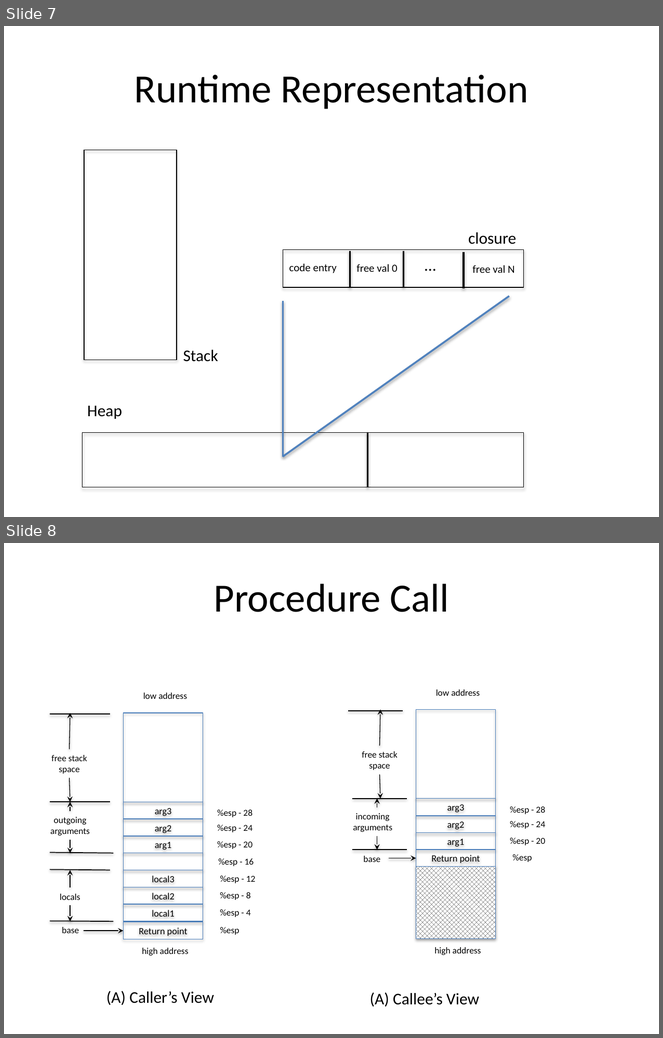
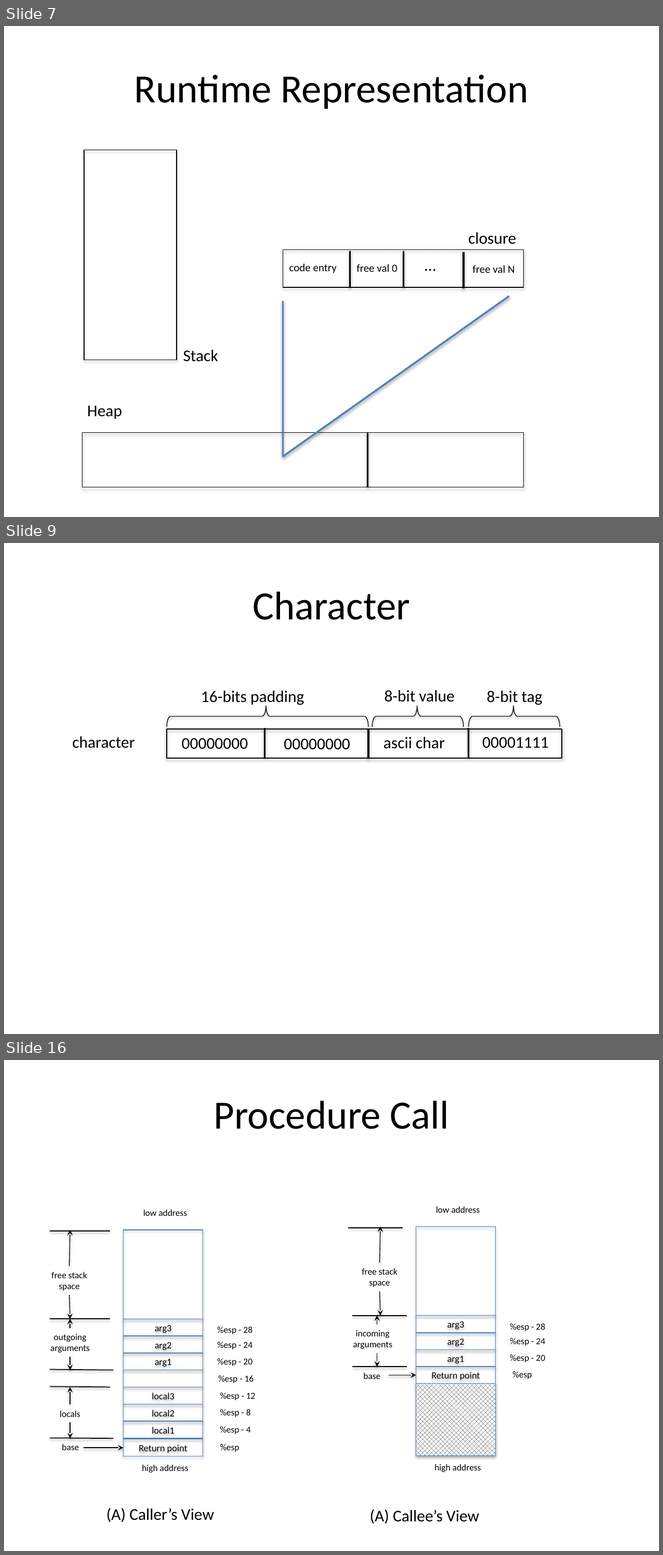
Before and after one commit to markcornwell/pilar, a slide deck: doc/Pilar.pptx. Shown one above the other, each under a label of ours: slides 7 and 8 before the commit, slides 7, 9 and 16 after it; the slides between them are not shown. The pictures are 663x1038 and 663x1555 pixels, drawn with LibreOffice and Linux fonts; fonts in the diff are those of the drawing. Boxes give left, top, right and bottom in pixels: in the first picture for what was removed or moved away, otherwise in the second. Text is boxed around its words. In the diff, an @@ line names an element or a change of style, - is before the commit and + after.

```diff
--- a/doc/Pilar.pptx
+++ b/doc/Pilar.pptx
@@ slide 9 added at box(4, 543, 659, 1034), background #FFFFFF @@
@@ title added at box(253, 591, 410, 620), 44 pt, text #000000 @@
+Character
@@ text added at box(201, 691, 304, 706), 18 pt, text #000000 @@
+16-bits padding
@@ text added at box(385, 690, 454, 702), 18 pt, text #000000 @@
+8-bit value
@@ text added at box(487, 691, 543, 706), 18 pt, text #000000 @@
+8-bit tag
@@ right brace added at box(166, 706, 369, 727), outline #000000 0.75 pt @@
@@ right brace added at box(373, 706, 464, 727), outline #000000 0.75 pt @@
@@ right brace added at box(469, 706, 560, 727), outline #000000 0.75 pt @@
@@ rectangle added at box(166, 729, 561, 759), outline #000000 1.25 pt @@
@@ line added from (265, 729) to (265, 758), #000000 2 pt @@
@@ line added from (369, 729) to (369, 759), #000000 2 pt @@
@@ line added from (468, 729) to (468, 758), #000000 2 pt @@
@@ text added at box(72, 736, 135, 748), 18 pt, text #000000 @@
+character
@@ text added at box(182, 738, 248, 749), 18 pt, text #000000 @@
+00000000
@@ text added at box(284, 739, 350, 750), 18 pt, text #000000 @@
+00000000
@@ text added at box(384, 737, 445, 749), 18 pt, text #000000 @@
+ascii char
@@ text added at box(482, 737, 549, 748), 18 pt, text #000000 @@
+00001111
@@ what was slide 8 is now slide 16 @@
```
Also in this commit, not shown: 4 slides changed, 7 other slides added, 11 other files.
